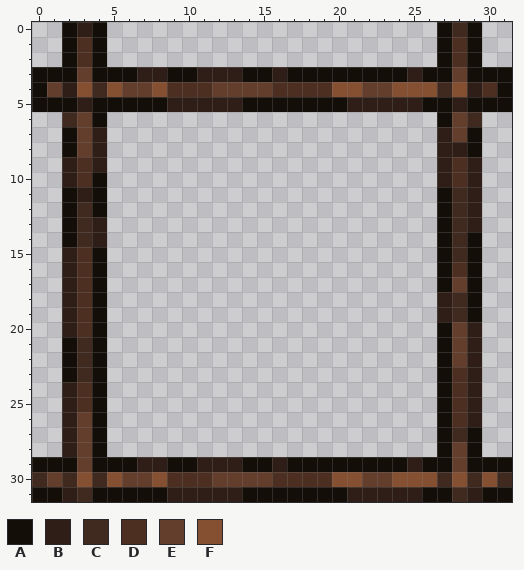
Edited in one commit: pixel-art sprite (content/Entities/Structures/Construction/construction.4x4.png). The picture above is the old version.
The file is 32x32 pixels.
Palette (. is transparent): A #140e08  B #2f1e17  C #40291f  D #4d2f21  E #643e2d  F #854f32
Pixels before, first column x 0:
 0 ..ABA......................ACA..
 1 ..ADA......................ADA..
 2 ..ADA......................ADA..
 3 AAAEAAABBAABBBAABAAAAAAAABAAEAAA
 4 AEBFCFEEFDDDEEEEDDDDFFEEFFFCFBDA
 5 AAABAAAAABBBBBAAAAAAABBBBBAABAAA
 6 ..CEA......................AEC..
 7 ..AEB......................BEA..
 8 ..AEB......................BBA..
 9 ..BDB......................BDB..
10 ..BDA......................BDB..
11 ..ABA......................ACB..
12 ..ACA......................ACB..
13 ..ACB......................ACB..
14 ..ACB......................ACA..
15 ..BDA......................ACA..
16 ..BDA......................ADA..
17 ..BDA......................AEA..
18 ..BDA......................BCA..
19 ..BDA......................BCA..
20 ..BDA......................AEB..
21 ..ACA......................AEB..
22 ..ACA......................AEB..
23 ..ACA......................ADB..
24 ..BDA......................ADB..
25 ..BDA......................ADB..
26 ..BEA......................ADB..
27 ..BEA......................ACA..
28 ..BEA......................AEA..
29 AAAEAAABBAABBBAABAAAAAAAABAAEAAA
30 CECFCFEEFDDDEEEEDDDDFFEEFFFCFCFC
31 AABCAAAAABBBBBAAAAAAABBBBBAACBAA
After the commit:
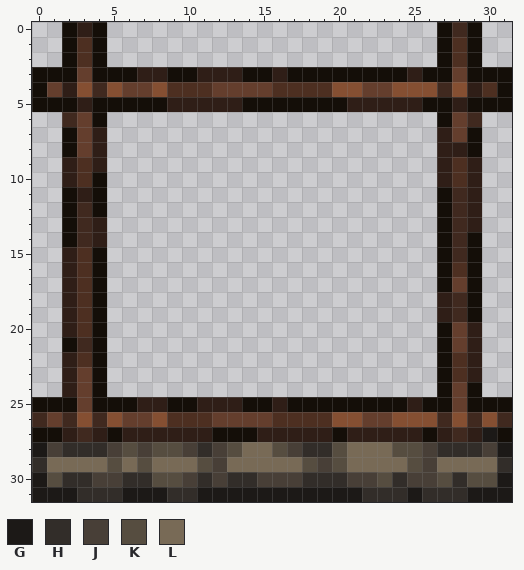
Colours new in this view: G #1c1917  H #322d29  J #483f37  K #564d40  L #786a56
Log entry: Added foundations to construction sites
What changed:
y 22: x 2..3 AC -> BD; x 28 E -> D
y 23: x 2..3 AC -> BE
y 24: x 3 D -> E; x 28..29 DB -> EA
y 25: x 0..3 ..BD -> AAAE; x 5..26 ...................... -> AABBAABBBAABAAAAAAAABA; x 28..31 DB.. -> EAAA
y 26: x 0..31 ..BEA......................ADB.. -> CECFCFEEFDDDEEEEDDDDFFEEFFFCFCFC
y 27: x 0..1 .. -> AA; x 3..27 EA......................A -> CBABBBBBBAAABBBBBABBBBBAB; x 29..31 A.. -> BGA
y 28: x 0..31 ..BEA......................AEA.. -> GJHHHJKJKKJHJKLLKJHHKLLLKKJHHHJG
y 29: x 0..31 AAAEAAABBAABBBAABAAAAAAAABAAEAAA -> HLLLLKLKLLLKJLLLLLKJKLLLLKJLLLLH
y 30: x 0..31 CECFCFEEFDDDEEEEDDDDFFEEFFFCFCFC -> GKHHJJHHKKJHJHHJJJHHHJJKHJJKHKKG
y 31: x 0..31 AABCAAAAABBBBBAAAAAAABBBBBAACBAA -> GGGHHHGGGHHGGGGGGGGGGGHHHGHHHGGG
Where, in picture pixels (left, top, right, bottom), the same in both pictures:
changed: (32, 352, 512, 502)
